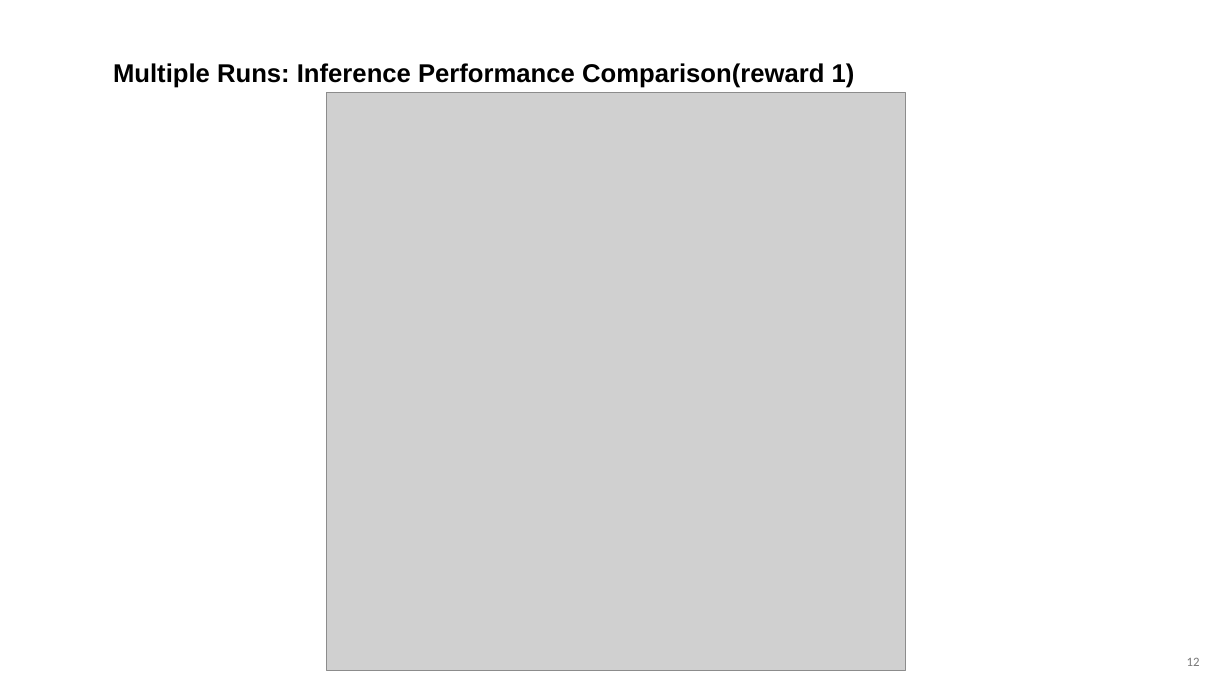
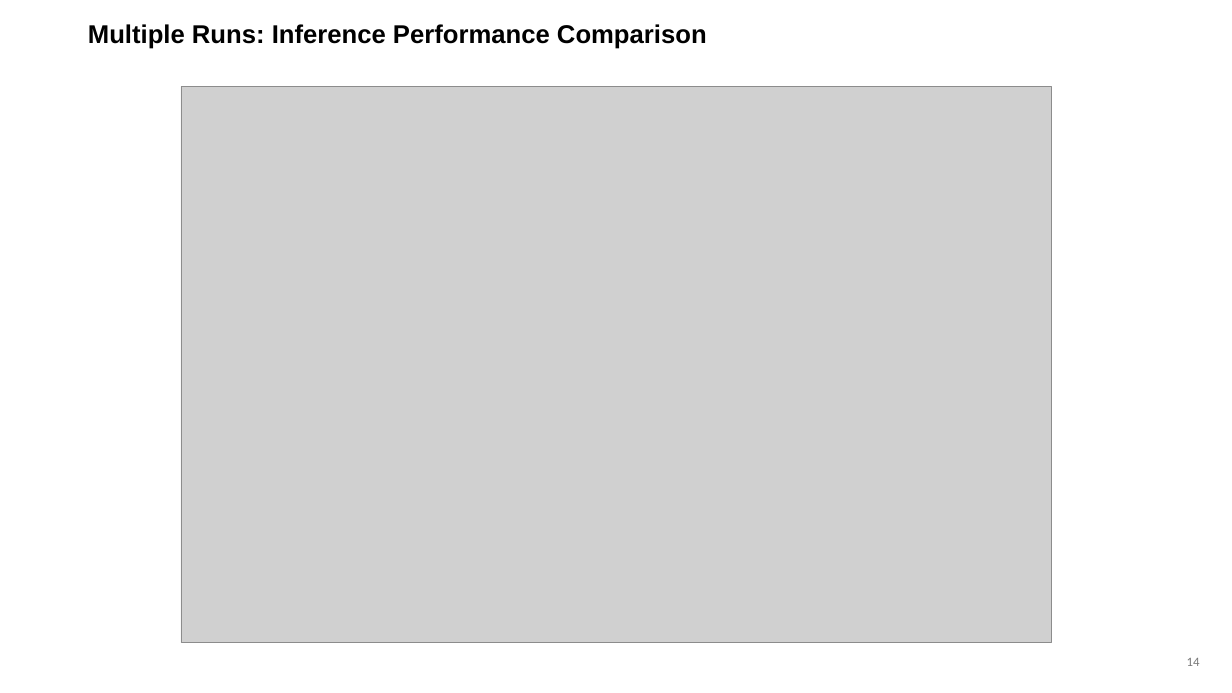
Before and after one commit to itsashishthapa/THESIS, a slide deck: slide 14 of Presentations/Thesis Update(first case)- 04-03-2026.pptx (slide 12 before the commit). Drawn at 1232x693 pixels with LibreOffice and Linux fonts; fonts in the diff are those of the drawing; grey boxes stand for pictures. Boxes give left, top, right and bottom in pixels: in the first picture for what was removed or moved away, otherwise in the second. Text is boxed around its words. In the diff, an @@ line names an element or a change of style, - is before the commit and + after.

Commit message:
Refactor battery model training and hyperparameter tuning
- Removed the README.md file from results directory.
- Updated the plot_comparison_distances function to remove SOC RMSE and power RMSE plots, simplifying the comparison visualization.
- Added a new hyperparameter tuning script using Optuna for the Battery SAC model, encapsulating the tuning logic and logging.
- Updated model_comparison.txt with new results reflecting changes in model performance metrics.
- Refactored train.py to utilize the new hyperparameter tuning function, streamlining the training process.

```diff
--- a/Presentations/Thesis Update(first case)- 04-03-2026.pptx
+++ b/Presentations/Thesis Update(first case)- 04-03-2026.pptx
@@ text at [88, 24, 707, 49]: text changed @@
-Multiple Runs: Inference Performance Comparison(reward 1)
+Multiple Runs: Inference Performance Comparison
@@ picture: place and size @@
-picture at [326, 92, 905, 671]
+picture at [181, 86, 1051, 642]
@@ page number at [1187, 658, 1200, 666]: text changed @@
-12
+14
```
Also in this commit, not shown: 3 other slides changed, 2 slides added, 1 slide removed, 11 other files.
